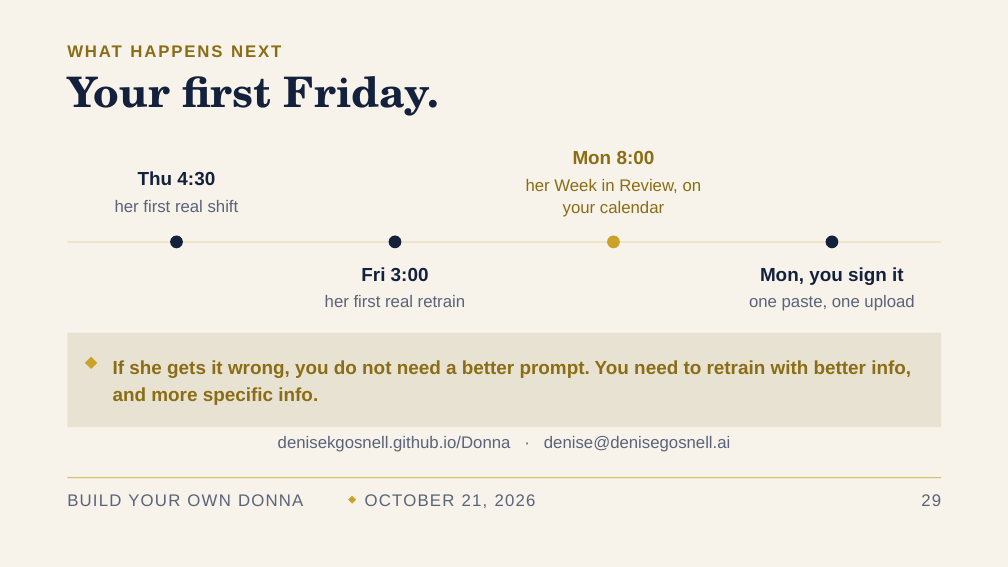
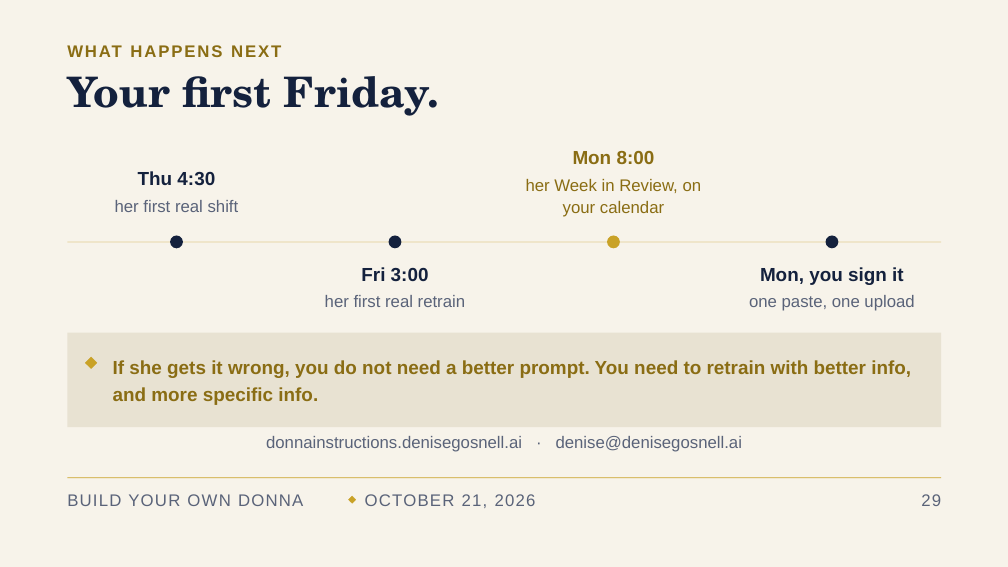
Before and after one commit to denisekgosnell/Donna, a slide deck: slide 30 of decks/build-your-own-donna-v3.pptx. Drawn at 1008x567 pixels with LibreOffice and Linux fonts; fonts in the diff are those of the drawing. Boxes give left, top, right and bottom in pixels: in the first picture for what was removed or moved away, otherwise in the second. Text is boxed around its words. In the diff, an @@ line names an element or a change of style, - is before the commit and + after.

```diff
--- a/decks/build-your-own-donna-v3.pptx
+++ b/decks/build-your-own-donna-v3.pptx
@@ text at (266,436,742,452): text changed @@
-denisekgosnell.github.io/Donna · denise@denisegosnell.ai
+donnainstructions.denisegosnell.ai · denise@denisegosnell.ai
```
Also in this commit, not shown: 6 other slides changed, 7 other files.
